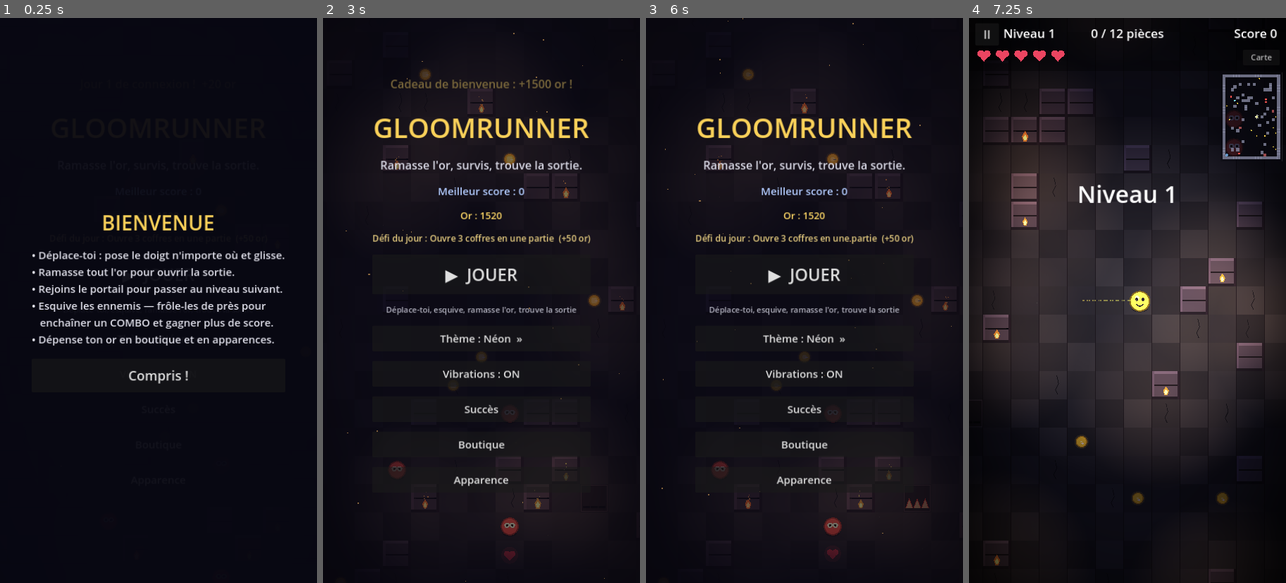
Above: before the commit, frames 1-4 (left to right).
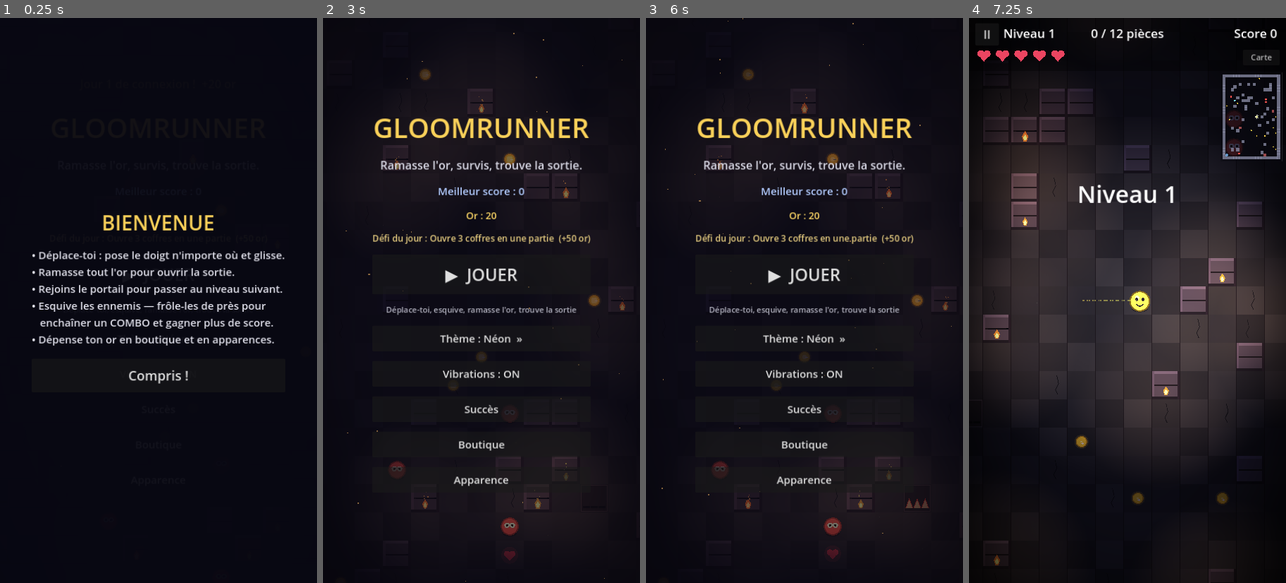
Above: after the commit, the same moments.

Repository: keerigan/godot-dungeon
Game: Godot game, scene res://scenes/Main.tscn
Same seed, same stepped clock (60 frames per second), same inputs: the game is played once before the commit and once after it.
Inputs (mouse positions are in pixels of both pictures, inside the frame that each line leads up to):
- Up to frame 1 (0.25 s): no input
- Up to frame 2 (3 s): click "▶ JOUER" at 0.5 s; click "▶ JOUER" at 1.25 s; click "Thème : Néon »" at 2 s; click "Vibrations : ON" at 2.75 s
- Up to frame 3 (6 s): click "Succès" at 3.5 s; click "Boutique" at 4.25 s; click "Apparence" at 5 s; click "Fermer" at 5.75 s
- Up to frame 4 (7.25 s): tap Enter at 6.5 s; move the mouse to (1197, 272) at 6.52 s; hold D from 6.53 s (still down); tap E at 6.6 s; click (1197, 272) at 6.67 s

The runs differ from the first frame. In frame 2, 0.5% of the frame differs, in the area x 21-79%, y 10-36%; in frame 3, 0.1%; in frame 4, nothing differs.

Commit message:
Retire le cadeau de bienvenue en or
Le cadeau one-shot de 1500 or (aide au test des apparences) est retiré. Les
joueurs qui l'ont déjà reçu gardent leur or ; les nouveaux ne l'ont plus.

Co-Authored-By: Claude Opus 4.8 <noreply@anthropic.com>
Claude-Session: https://claude.ai/code/session_01WATrZWmuEbz921xMfBvaBQ

Diff:
--- a/scripts/Game.gd
+++ b/scripts/Game.gd
@@ -191,8 +191,6 @@
 var login_streak := 0                ## Jours de connexion consécutifs
 var last_login_day := 0              ## Numéro de jour de la dernière connexion
 var seen_tuto := false               ## Tutoriel du premier lancement déjà vu ?
-var welcome_gift := false            ## Cadeau d'or de bienvenue déjà reçu ?
-const WELCOME_GOLD := 1500           ## Montant du cadeau de bienvenue
 
 # Éclairage / ambiance
 var _light_tex: GradientTexture2D
@@ -280,11 +278,6 @@
 	hud_root.visible = false
 
 	_check_login_streak()
-	if not welcome_gift:
-		welcome_gift = true
-		gold += WELCOME_GOLD
-		_save_prefs()
-		_queue_toast("Cadeau de bienvenue : +%d or !" % WELCOME_GOLD)
 	if not seen_tuto:
 		tutorial_root.visible = true
 
@@ -2214,7 +2207,6 @@
 		login_streak = int(cfg.get_value("daily", "streak", 0))
 		last_login_day = int(cfg.get_value("daily", "last_day", 0))
 		seen_tuto = bool(cfg.get_value("options", "seen_tuto", false))
-		welcome_gift = bool(cfg.get_value("shop", "welcome_gift", false))
 
 
 func _save_prefs() -> void:
@@ -2234,7 +2226,6 @@
 	cfg.set_value("daily", "streak", login_streak)
 	cfg.set_value("daily", "last_day", last_login_day)
 	cfg.set_value("options", "seen_tuto", seen_tuto)
-	cfg.set_value("shop", "welcome_gift", welcome_gift)
 	cfg.save(SAVE_PATH)
 	_refresh_best_labels()
 
Not shown, changed: README.md
